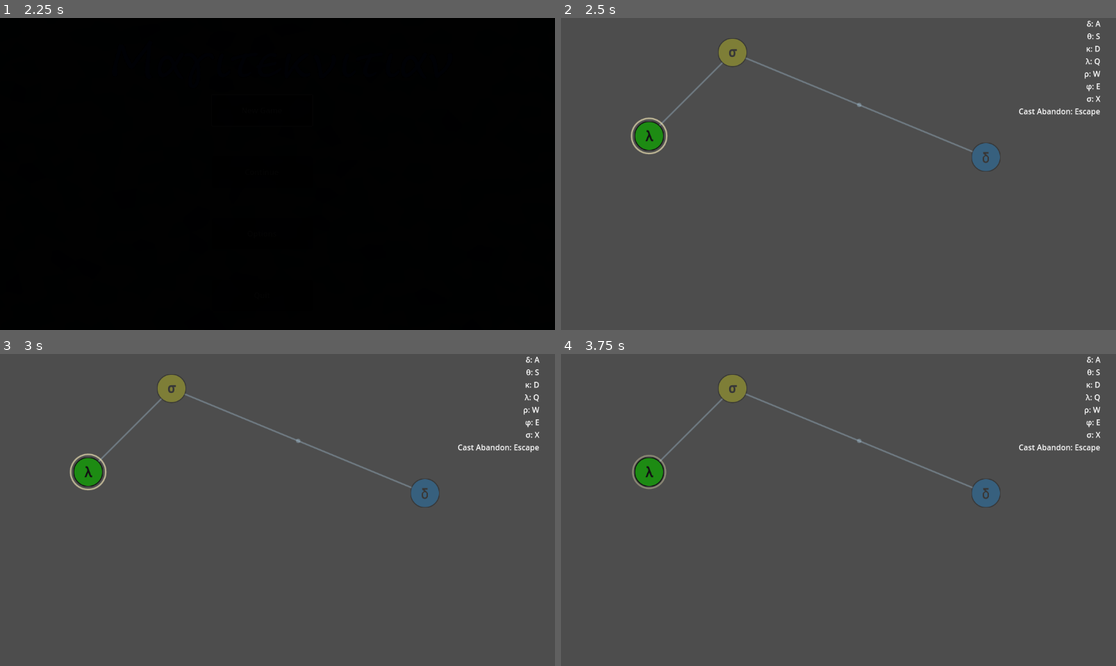
Above: before the commit, frames 1-4 (two rows, left to right).
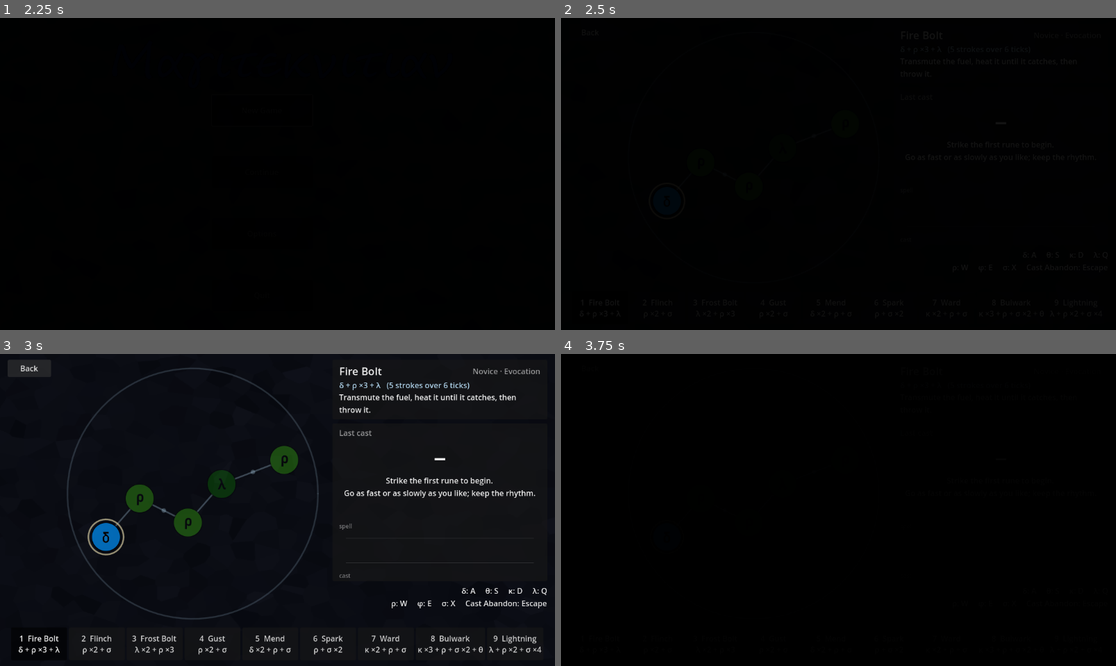
Above: after the commit, the same moments.

Repository: gamma2653/Magiteknician
Game: Godot game, scene res://magiteknician/menus/main_menu.tscn
The game is run twice, just before and just after one commit, with the same random seed, the same clock (stepped at 60 frames per second) and the same inputs.
Inputs (mouse positions are in pixels of both pictures, inside the frame that each line leads up to):
- Up to frame 1 (2.25 s): click "New Game" at 0.5 s; click "New Game" at 1.25 s; click "Continue" at 2 s
- Up to frame 2 (2.5 s): no input
- Up to frame 3 (3 s): click (27, 369) at 2.75 s, where only the run after the commit has a clickable "Back"
- Up to frame 4 (3.75 s): click (599, 644) at 3.5 s, where only the run after the commit has a clickable "1 Fire Bolt δ + ρ ×3 + λ"

Frame 1 is identical in both runs. In frame 2, 100% of the frame differs, in the area x 0-100%, y 0-100%; in frame 3, 99%; in frame 4, 100%.

Commit message:
Add a practice range
A scene for casting with nothing at stake: choose a spell from the bar,
cast it as often as you like, and read the verdict after each cast.

The result panel shows the grade, quality, potency, tempo and a count of
each judgement. Under them is a raster of the cast: the spell's train
above and the caster's below, rescaled to the tempo they chose, so a
stroke that sits to the right of its tick was late.

New Game opens the range for now; the campaign will take its place.

Co-Authored-By: Claude Fable 5.1 <noreply@anthropic.com>

Diff:
--- /dev/null
+++ b/magiteknician/hud/ResultPanel.tscn
@@ -0,0 +1,61 @@
+[gd_scene load_steps=3 format=3]
+
+[ext_resource type="Script" path="res://magiteknician/hud/result_panel.gd" id="1_panel"]
+[ext_resource type="Script" path="res://magiteknician/hud/cast_raster.gd" id="2_raster"]
+
+[node name="ResultPanel" type="PanelContainer"]
+offset_right = 446.0
+offset_bottom = 280.0
+script = ExtResource("1_panel")
+
+[node name="Margin" type="MarginContainer" parent="."]
+layout_mode = 2
+theme_override_constants/margin_left = 14
+theme_override_constants/margin_top = 8
+theme_override_constants/margin_right = 14
+theme_override_constants/margin_bottom = 8
+
+[node name="Rows" type="VBoxContainer" parent="Margin"]
+layout_mode = 2
+theme_override_constants/separation = 2
+
+[node name="Heading" type="Label" parent="Margin/Rows"]
+modulate = Color(1, 1, 1, 0.6)
+layout_mode = 2
+text = "Last cast"
+
+[node name="Grade" type="Label" parent="Margin/Rows"]
+unique_name_in_owner = true
+layout_mode = 2
+theme_override_font_sizes/font_size = 52
+text = "–"
+horizontal_alignment = 1
+
+[node name="Summary" type="Label" parent="Margin/Rows"]
+unique_name_in_owner = true
+custom_minimum_size = Vector2(400, 0)
+layout_mode = 2
+horizontal_alignment = 1
+autowrap_mode = 3
+
+[node name="Tempo" type="Label" parent="Margin/Rows"]
+unique_name_in_owner = true
+modulate = Color(1, 1, 1, 0.75)
+custom_minimum_size = Vector2(400, 0)
+layout_mode = 2
+horizontal_alignment = 1
+autowrap_mode = 3
+
+[node name="Judgements" type="Label" parent="Margin/Rows"]
+unique_name_in_owner = true
+custom_minimum_size = Vector2(400, 0)
+layout_mode = 2
+horizontal_alignment = 1
+autowrap_mode = 3
+
+[node name="Raster" type="Control" parent="Margin/Rows"]
+unique_name_in_owner = true
+custom_minimum_size = Vector2(0, 64)
+layout_mode = 2
+size_flags_vertical = 3
+script = ExtResource("2_raster")
--- /dev/null
+++ b/magiteknician/hud/SpellInfo.tscn
@@ -0,0 +1,47 @@
+[gd_scene load_steps=2 format=3]
+
+[ext_resource type="Script" path="res://magiteknician/hud/spell_info.gd" id="1_info"]
+
+[node name="SpellInfo" type="PanelContainer"]
+offset_right = 446.0
+offset_bottom = 124.0
+script = ExtResource("1_info")
+
+[node name="Margin" type="MarginContainer" parent="."]
+layout_mode = 2
+theme_override_constants/margin_left = 14
+theme_override_constants/margin_top = 8
+theme_override_constants/margin_right = 14
+theme_override_constants/margin_bottom = 8
+
+[node name="Rows" type="VBoxContainer" parent="Margin"]
+layout_mode = 2
+theme_override_constants/separation = 2
+
+[node name="Heading" type="HBoxContainer" parent="Margin/Rows"]
+layout_mode = 2
+
+[node name="Title" type="Label" parent="Margin/Rows/Heading"]
+unique_name_in_owner = true
+layout_mode = 2
+size_flags_horizontal = 3
+theme_override_font_sizes/font_size = 22
+text = "No spell chosen"
+
+[node name="Lineage" type="Label" parent="Margin/Rows/Heading"]
+unique_name_in_owner = true
+modulate = Color(1, 1, 1, 0.6)
+layout_mode = 2
+horizontal_alignment = 2
+
+[node name="Formula" type="Label" parent="Margin/Rows"]
+unique_name_in_owner = true
+modulate = Color(0.75, 0.9, 1, 1)
+layout_mode = 2
+
+[node name="Description" type="Label" parent="Margin/Rows"]
+unique_name_in_owner = true
+custom_minimum_size = Vector2(400, 0)
+layout_mode = 2
+size_flags_vertical = 3
+autowrap_mode = 3
--- /dev/null
+++ b/magiteknician/hud/cast_raster.gd
@@ -0,0 +1,64 @@
+class_name CastRaster
+extends Control
+## A raster of one cast: the expected train above, the actual train below.
+##
+## The actual train is drawn after rescaling time to the caster's own
+## tempo, which is how it was judged. A stroke directly under its expected
+## tick was on the beat; one to the right of it was late.
+
+const EXPECTED_COLOR := Color(0.75, 0.9, 1.0, 0.9)
+const AXIS_COLOR := Color(1, 1, 1, 0.15)
+const LINK_COLOR := Color(1, 1, 1, 0.25)
+const LABEL_COLOR := Color(1, 1, 1, 0.45)
+const SPIKE_WIDTH := 3.0
+const PADDING := 14.0
+const LABEL_SIZE := 12
+const EXPECTED_LABEL := "spell"
+const ACTUAL_LABEL := "cast"
+
+var _ticks: Array[int] = []
+var _result: CastResult
+
+
+func show_cast(spell: Spell, result: CastResult) -> void:
+	_ticks = spell.ticks() if spell != null else ([] as Array[int])
+	_result = result
+	queue_redraw()
+
+
+func clear() -> void:
+	_ticks = []
+	_result = null
+	queue_redraw()
+
+
+## Where `tick` falls across the width of the raster.
+func x_of(tick: float) -> float:
+	if _ticks.is_empty():
+		return PADDING
+	# Leave a tick of room either side for strokes that came early or late.
+	var first := float(_ticks[0]) - 1.0
+	var last := float(_ticks[-1]) + 1.0
+	return lerpf(PADDING, size.x - PADDING, (tick - first) / (last - first))
+
+
+func _draw() -> void:
+	var upper := size.y * 0.27
+	var lower := size.y * 0.73
+	var spike := size.y * 0.18
+	draw_line(Vector2(PADDING, upper), Vector2(size.x - PADDING, upper), AXIS_COLOR, 1.0)
+	draw_line(Vector2(PADDING, lower), Vector2(size.x - PADDING, lower), AXIS_COLOR, 1.0)
+	var font := get_theme_default_font()
+	draw_string(font, Vector2(0, upper - spike), EXPECTED_LABEL, HORIZONTAL_ALIGNMENT_LEFT, -1, LABEL_SIZE, LABEL_COLOR)
+	draw_string(font, Vector2(0, lower + spike + LABEL_SIZE), ACTUAL_LABEL, HORIZONTAL_ALIGNMENT_LEFT, -1, LABEL_SIZE, LABEL_COLOR)
+	for tick in _ticks:
+		var x := x_of(tick)
+		draw_line(Vector2(x, upper - spike), Vector2(x, upper + spike), EXPECTED_COLOR, SPIKE_WIDTH)
+	if _result == null:
+		return
+	for i in mini(_ticks.size(), _result.stroke_count):
+		var expected_x := x_of(_ticks[i])
+		var actual_x := x_of(_ticks[i] + _result.deviations[i])
+		var color: Color = Rune.JUDGEMENT_COLORS[_result.judgements[i]]
+		draw_line(Vector2(expected_x, upper + spike), Vector2(actual_x, lower - spike), LINK_COLOR, 1.0, true)
+		draw_line(Vector2(actual_x, lower - spike), Vector2(actual_x, lower + spike), color, SPIKE_WIDTH)
--- /dev/null
+++ b/magiteknician/hud/result_panel.gd
@@ -0,0 +1,73 @@
+class_name ResultPanel
+extends PanelContainer
+## Shows the verdict on the most recent cast.
+
+const GRADE_COLORS: Dictionary[CastResult.Grade, Color] = {
+	CastResult.Grade.S: Color(1.0, 0.87, 0.35),
+	CastResult.Grade.A: Color(0.5, 1.0, 0.55),
+	CastResult.Grade.B: Color(0.5, 0.8, 1.0),
+	CastResult.Grade.C: Color(0.85, 0.85, 0.85),
+	CastResult.Grade.D: Color(1.0, 0.62, 0.3),
+	CastResult.Grade.FIZZLE: Color(1.0, 0.35, 0.35),
+}
+const NOTHING_YET := "Strike the first rune to begin.\nGo as fast or as slowly as you like; keep the rhythm."
+
+@onready var grade: Label = %Grade
+@onready var summary: Label = %Summary
+@onready var tempo: Label = %Tempo
+@onready var judgements: Label = %Judgements
+@onready var raster: CastRaster = %Raster
+
+
+func _ready() -> void:
+	clear()
+
+
+func clear() -> void:
+	grade.text = "–"
+	grade.modulate = Color.WHITE
+	summary.text = NOTHING_YET
+	tempo.text = ""
+	judgements.text = ""
+	raster.clear()
+
+
+func show_result(spell: Spell, result: CastResult) -> void:
+	grade.text = result.grade_name
+	grade.modulate = GRADE_COLORS[result.grade]
+	summary.text = summary_text(result)
+	tempo.text = tempo_text(result)
+	judgements.text = judgements_text(result)
+	raster.show_cast(spell, result)
+
+
+static func summary_text(result: CastResult) -> String:
+	if result.fizzled:
+		return "Quality %d%%. The spell fizzled." % [roundi(result.quality * 100.0)]
+	return "Quality %d%%, cast at %d%% potency." % [
+		roundi(result.quality * 100.0),
+		roundi(result.potency * 100.0),
+	]
+
+
+static func tempo_text(result: CastResult) -> String:
+	if result.usec_per_tick <= 0.0:
+		return ""
+	return "%d ticks a minute, %.2f s from first stroke to last." % [
+		roundi(result.ticks_per_minute()),
+		result.duration_usec / 1_000_000.0,
+	]
+
+
+static func judgements_text(result: CastResult) -> String:
+	var parts: PackedStringArray = []
+	if not result.rhythm_was_measured:
+		parts.append("Too few strokes to judge the rhythm")
+	else:
+		for judgement in CastResult.Judgement.values():
+			var count := result.count_of(judgement)
+			if count > 0:
+				parts.append("%s %d" % [CastResult.JUDGEMENT_NAMES[judgement], count])
+	if result.strays > 0:
+		parts.append("Stray %d" % [result.strays])
+	return " · ".join(parts)
--- /dev/null
+++ b/magiteknician/hud/spell_info.gd
@@ -0,0 +1,27 @@
+class_name SpellInfo
+extends PanelContainer
+## Names the spell on the circle and says what it is made of.
+
+const NO_SPELL := "No spell chosen"
+
+@onready var title: Label = %Title
+@onready var lineage: Label = %Lineage
+@onready var formula: Label = %Formula
+@onready var description: Label = %Description
+
+
+func _ready() -> void:
+	show_spell(null)
+
+
+func show_spell(spell: Spell) -> void:
+	if spell == null:
+		title.text = NO_SPELL
+		lineage.text = ""
+		formula.text = ""
+		description.text = ""
+		return
+	title.text = spell.display_name
+	lineage.text = "%s · %s" % [Spell.RANK_NAMES[spell.rank], Spell.SCHOOL_NAMES[spell.school]]
+	formula.text = "%s   (%d strokes over %d ticks)" % [spell.formula(), spell.strokes.size(), spell.span_ticks()]
+	description.text = spell.description
--- /dev/null
+++ b/magiteknician/levels/practice_range.gd
@@ -0,0 +1,45 @@
+extends Transitionable
+## A place to cast with nothing at stake: pick a spell, cast it, read the
+## verdict, cast it again.
+
+@onready var circle: SpellCircle = $SpellCircle
+@onready var spell_bar: SpellBar = %SpellBar
+@onready var spell_info: SpellInfo = %SpellInfo
+@onready var result_panel: ResultPanel = %ResultPanel
+
+## The spells on offer. Left empty, the range offers every spell there is.
+@export var spellbook: Spellbook
+
+var _leaving: bool = false
+
+
+func _ready() -> void:
+	$HUD/FadeTransition.end_transition()
+	spell_bar.spell_chosen.connect(_on_spell_chosen)
+	circle.cast_finished.connect(_on_cast_finished)
+	if spellbook == null:
+		spellbook = Spellbook.complete()
+	spell_bar.spellbook = spellbook
+	spell_bar.choose(0)
+
+
+func _on_spell_chosen(spell: Spell) -> void:
+	circle.prepare(spell)
+	spell_info.show_spell(spell)
+	result_panel.clear()
+
+
+func _on_cast_finished(spell: Spell, result: CastResult) -> void:
+	result_panel.show_result(spell, result)
+
+
+func _on_back_pressed() -> void:
+	_leaving = true
+	circle.accepts_input = false
+	$HUD/FadeTransition.start_transition()
+
+
+func _on_fade_transition_timeout() -> void:
+	# The same signal fires when the fade that opens the scene ends.
+	if _leaving:
+		get_tree().change_scene_to_packed(Loader.LEVELS["menu"]["main_menu"].call())
--- /dev/null
+++ b/magiteknician/levels/practice_range.tscn
@@ -0,0 +1,70 @@
+[gd_scene load_steps=9 format=3]
+
+[ext_resource type="Script" path="res://magiteknician/levels/practice_range.gd" id="1_range"]
+[ext_resource type="Texture2D" uid="uid://epmblnpfdkl5" path="res://magiteknician/assets/stony_crystal_bg.png" id="2_bg"]
+[ext_resource type="Script" path="res://magiteknician/engine/casting/spell_circle.gd" id="3_circle"]
+[ext_resource type="PackedScene" path="res://magiteknician/hud/SpellInfo.tscn" id="4_info"]
+[ext_resource type="PackedScene" path="res://magiteknician/hud/ResultPanel.tscn" id="5_result"]
+[ext_resource type="PackedScene" uid="uid://ccwqge2mtyop" path="res://magiteknician/menus/components/InputLegend.tscn" id="6_legend"]
+[ext_resource type="Script" path="res://magiteknician/hud/spell_bar.gd" id="7_bar"]
+[ext_resource type="PackedScene" uid="uid://bh35uckn1if6a" path="res://magiteknician/menus/fade_transition.tscn" id="8_fade"]
+
+[node name="PracticeRange" type="Node2D"]
+script = ExtResource("1_range")
+
+[node name="Background" type="TextureRect" parent="."]
+modulate = Color(0.3, 0.3, 0.4, 1)
+offset_right = 1152.0
+offset_bottom = 648.0
+mouse_filter = 2
+texture = ExtResource("2_bg")
+
+[node name="SpellCircle" type="Node2D" parent="."]
+position = Vector2(400, 290)
+script = ExtResource("3_circle")
+
+[node name="HUD" type="CanvasLayer" parent="."]
+
+[node name="Back" type="Button" parent="HUD"]
+offset_left = 16.0
+offset_top = 12.0
+offset_right = 106.0
+offset_bottom = 48.0
+focus_mode = 0
+text = "Back"
+
+[node name="SpellInfo" parent="HUD" instance=ExtResource("4_info")]
+unique_name_in_owner = true
+offset_left = 690.0
+offset_top = 12.0
+offset_right = 1136.0
+offset_bottom = 136.0
+
+[node name="ResultPanel" parent="HUD" instance=ExtResource("5_result")]
+unique_name_in_owner = true
+offset_left = 690.0
+offset_top = 144.0
+offset_right = 1136.0
+offset_bottom = 472.0
+
+[node name="InputLegend" parent="HUD" instance=ExtResource("6_legend")]
+offset_left = 690.0
+offset_top = 480.0
+offset_right = 1136.0
+offset_bottom = 552.0
+per_line = 4
+
+[node name="SpellBar" type="HBoxContainer" parent="HUD"]
+unique_name_in_owner = true
+offset_left = 16.0
+offset_top = 568.0
+offset_right = 1136.0
+offset_bottom = 636.0
+alignment = 1
+script = ExtResource("7_bar")
+
+[node name="FadeTransition" parent="HUD" instance=ExtResource("8_fade")]
+mouse_filter = 2
+
+[connection signal="pressed" from="HUD/Back" to="." method="_on_back_pressed"]
+[connection signal="timeout" from="HUD/FadeTransition" to="." method="_on_fade_transition_timeout"]
--- a/magiteknician/loader.gd
+++ b/magiteknician/loader.gd
@@ -12,6 +12,9 @@
 var LEVELS = {
 	"section1": {
 		"level1": level_loader("level1"),
+	},
+	"practice": {
+		"range": level_loader("practice_range"),
 	},
 	"menu": {
 		"main_menu": level_loader("main_menu", "menus"),
--- a/magiteknician/menus/main_menu.gd
+++ b/magiteknician/menus/main_menu.gd
@@ -59,7 +59,7 @@
 	match btn_pressed:
 		MenuItem.NEW_GAME:
 			print("New game...")
-			get_tree().change_scene_to_packed(Loader.LEVELS["section1"]["level1"].call())
+			get_tree().change_scene_to_packed(Loader.LEVELS["practice"]["range"].call())
 		MenuItem.CONTINUE:
 			print("Continuing...")
 		MenuItem.OPTIONS:
--- /dev/null
+++ b/tests/hud/test_practice_range.gd
@@ -0,0 +1,99 @@
+extends TestCase
+## The practice range, its result panel and its raster.
+
+const RANGE := preload("res://magiteknician/levels/practice_range.tscn")
+const BEAT := 250_000
+
+var practice: Node
+
+
+func before_each() -> void:
+	practice = add_managed(RANGE.instantiate())
+
+
+func _cast(nudges_in_ticks: Array = [], strays: int = 0) -> CastResult:
+	var circle: SpellCircle = practice.circle
+	var spell := circle.spell
+	for i in spell.strokes.size():
+		var stroke := spell.strokes[i]
+		var nudge: float = nudges_in_ticks[i] if i < nudges_in_ticks.size() else 0.0
+		circle.strike(stroke.rune, stroke.position, 2_000_000 + int((stroke.tick + nudge) * BEAT))
+		if i == 0:
+			for stray in strays:
+				circle.strike(stroke.rune, Vector2(9999, 9999), 2_000_000)
+	return circle.last_result
+
+
+func test_the_range_opens_with_the_first_spell_laid_out() -> void:
+	var first: Spell = practice.spellbook.spells[0]
+	assert_eq(practice.circle.spell, first)
+	assert_eq(practice.circle.state, SpellCircle.State.READY)
+	assert_eq(practice.spell_info.title.text, first.display_name)
+	assert_true(first.formula() in practice.spell_info.formula.text)
+	assert_eq(practice.spell_info.description.text, first.description)
+
+
+func test_the_range_offers_every_spell() -> void:
+	assert_eq(practice.spellbook.spells, SpellLibrary.all())
+	assert_eq(practice.spell_bar.slot_count(), mini(SpellLibrary.all().size(), Spellbook.MAX_SLOTS))
+
+
+func test_choosing_a_spell_lays_it_out() -> void:
+	practice.spell_bar.choose(2)
+	var spell: Spell = practice.spellbook.spells[2]
+	assert_eq(practice.circle.spell, spell)
+	assert_eq(practice.circle.expected.bound_runes.size(), spell.strokes.size())
+	assert_eq(practice.spell_info.title.text, spell.display_name)
+	assert_true(Spell.SCHOOL_NAMES[spell.school] in practice.spell_info.lineage.text)
+
+
+func test_a_cast_is_reported_on_the_panel() -> void:
+	var panel: ResultPanel = practice.result_panel
+	assert_eq(panel.summary.text, ResultPanel.NOTHING_YET)
+	var result := _cast()
+	assert_eq(panel.grade.text, "S")
+	assert_eq(panel.summary.text, ResultPanel.summary_text(result))
+	assert_true("100%" in panel.summary.text)
+	assert_true("240 ticks a minute" in panel.tempo.text)
+	assert_true("Perfect %d" % [result.stroke_count] in panel.judgements.text)
+
+
+func test_choosing_another_spell_clears_the_panel() -> void:
+	_cast()
+	practice.spell_bar.choose(1)
+	assert_eq(practice.result_panel.summary.text, ResultPanel.NOTHING_YET)
+	assert_eq(practice.result_panel.tempo.text, "")
+
+
+func test_a_fizzle_is_called_a_fizzle() -> void:
+	var result := _cast([], 20)
+	assert_true(result.fizzled)
+	assert_eq(practice.result_panel.grade.text, "Fizzle")
+	assert_true("fizzled" in practice.result_panel.summary.text)
+	assert_true("Stray 20" in practice.result_panel.judgements.text)
+
+
+func test_short_spells_say_their_rhythm_was_not_judged() -> void:
+	var result := CastScorer.score([0, 1], [0, 300_000])
+	assert_true("Too few strokes" in ResultPanel.judgements_text(result))
+
+
+func test_the_raster_puts_late_strokes_to_the_right() -> void:
+	var raster: CastRaster = practice.result_panel.raster
+	raster.size = Vector2(400, 80)
+	practice.spell_bar.choose_spell(SpellLibrary.find(&"fire_bolt"))
+	var spell: Spell = practice.circle.spell
+	var result := _cast([0.0, 0.0, 0.3, 0.0, 0.0])
+	raster.size = Vector2(400, 80)
+	var ticks := spell.ticks()
+	assert_gt(result.deviations[2], 0.0)
+	assert_gt(raster.x_of(ticks[2] + result.deviations[2]), raster.x_of(ticks[2]))
+	assert_lt(raster.x_of(ticks[0]), raster.x_of(ticks[-1]))
+	assert_between(raster.x_of(ticks[0]), 0.0, 400.0)
+	assert_between(raster.x_of(ticks[-1]), 0.0, 400.0)
+
+
+func test_back_returns_to_the_main_menu() -> void:
+	practice._on_back_pressed()
+	assert_false(practice.circle.accepts_input, "no casting on the way out")
+	assert_true(practice._leaving)
Not shown, added: magiteknician/hud/cast_raster.gd.uid
Not shown, added: magiteknician/hud/result_panel.gd.uid
Not shown, added: magiteknician/hud/spell_info.gd.uid
Not shown, added: magiteknician/levels/practice_range.gd.uid
Not shown, added: tests/hud/test_practice_range.gd.uid
